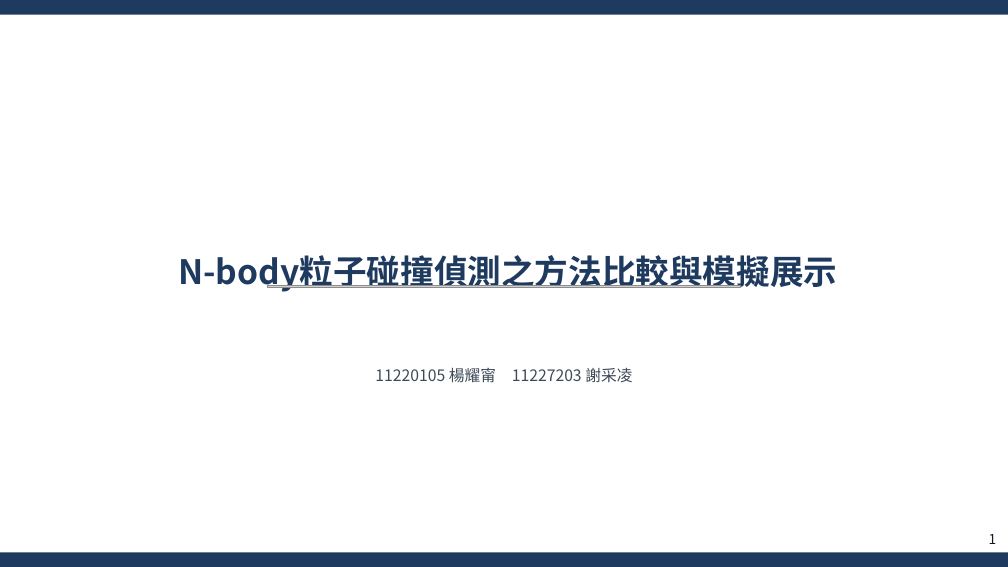
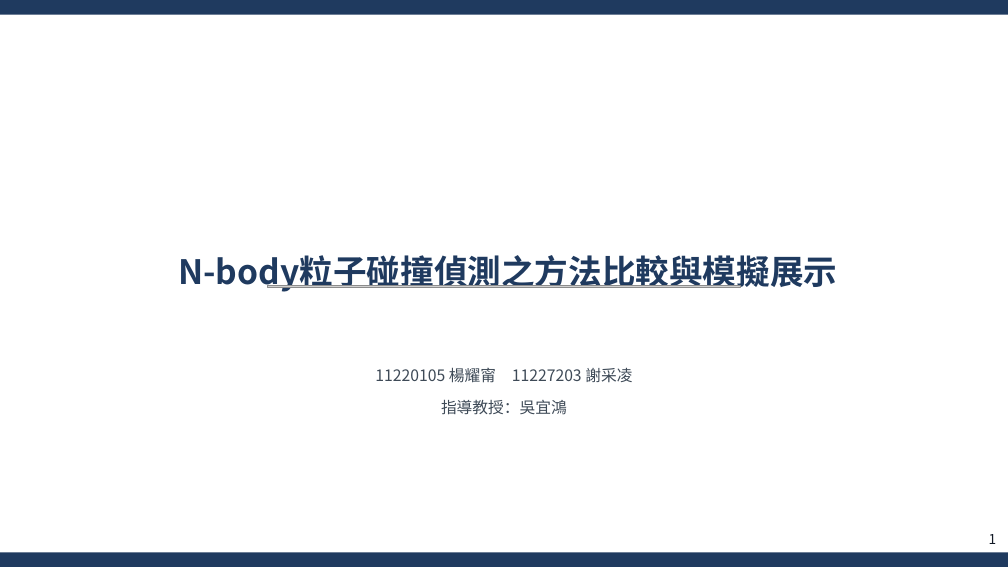
Before and after one commit to JasonYangCKSH/nbody_initial_project, a slide deck: slide 1 of 專題競賽/2. 口頭簡報/專題成果簡報.pptx. Drawn at 1008x567 pixels with LibreOffice and Linux fonts; fonts in the diff are those of the drawing; grey boxes stand for pictures. Boxes give left, top, right and bottom in pixels: in the first picture for what was removed or moved away, otherwise in the second. Text is boxed around its words. In the diff, an @@ line names an element or a change of style, - is before the commit and + after.

```diff
--- a/專題競賽/2. 口頭簡報/專題成果簡報.pptx
+++ b/專題競賽/2. 口頭簡報/專題成果簡報.pptx
@@ text at [441, 399, 567, 415]: paragraph added @@
+指導教授：吳宜鴻
```
Also in this commit, not shown: 11 other slides changed, 2 slides added, 5 slides removed.
